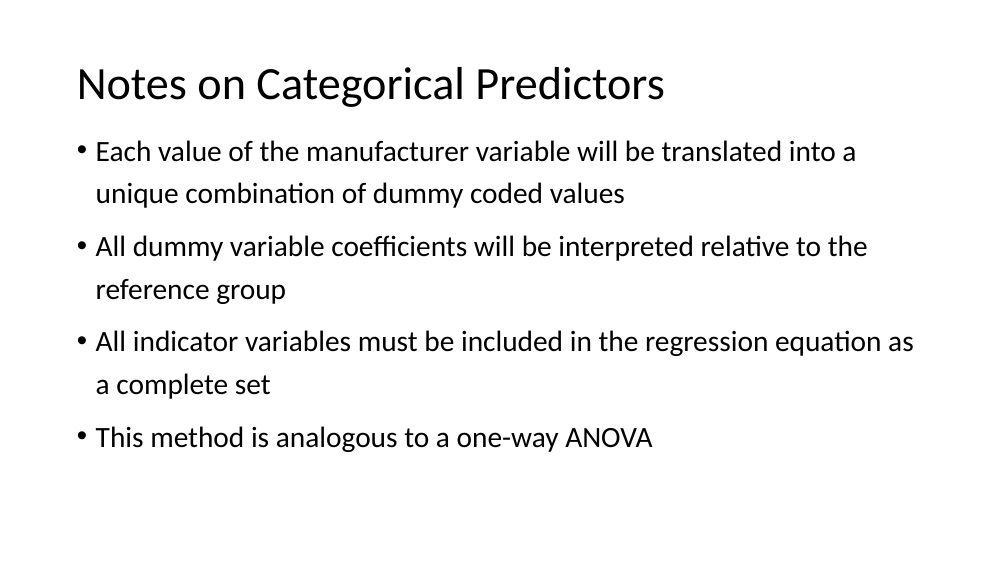
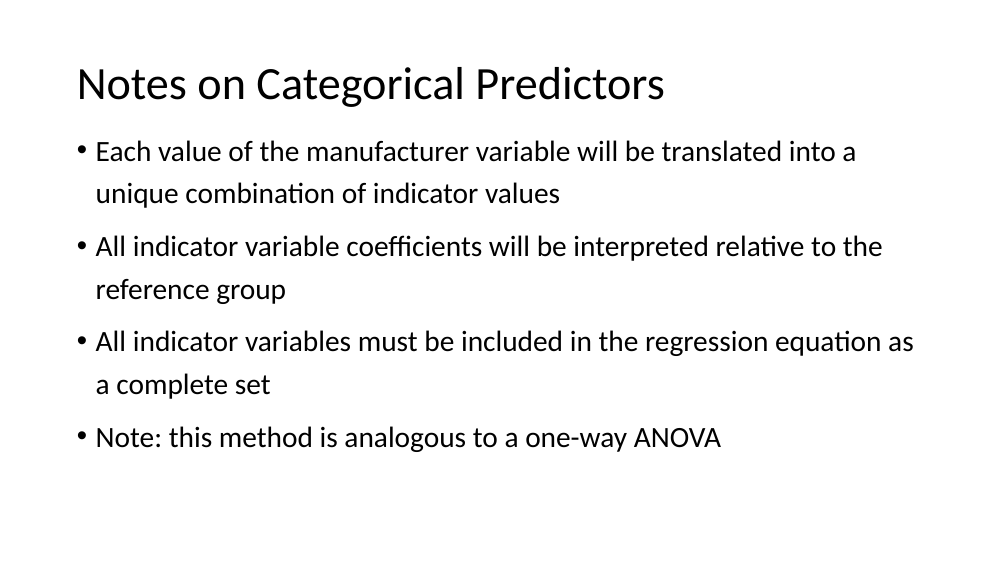
Before and after one commit to USCbiostats/LAsBEST, a slide deck: slide 12 of google-drive/week02/4Thurs/1_Week2_MultipleRegression.pptx. Drawn at 1008x567 pixels with LibreOffice and Linux fonts; fonts in the diff are those of the drawing; background and template pictures are left out. Boxes give left, top, right and bottom in pixels: in the first picture for what was removed or moved away, otherwise in the second. Text is boxed around its words. In the diff, an @@ line names an element or a change of style, - is before the commit and + after.

```diff
--- a/google-drive/week02/4Thurs/1_Week2_MultipleRegression.pptx
+++ b/google-drive/week02/4Thurs/1_Week2_MultipleRegression.pptx
@@ text at (96,140,883,304): text changed @@
-• Each value of the manufacturer variable will be translated into a unique combination of dummy coded values
-• All dummy variable coefficients will be interpreted relative to the reference group
+• Each value of the manufacturer variable will be translated into a unique combination of indicator values
+• All indicator variable coefficients will be interpreted relative to the reference group
@@ text at (96,426,721,452): text changed @@
-• This method is analogous to a one-way ANOVA
+• Note: this method is analogous to a one-way ANOVA
```
Also in this commit, not shown: 15 other slides changed, 1 slide added, 1 slide removed, 1 other file.
